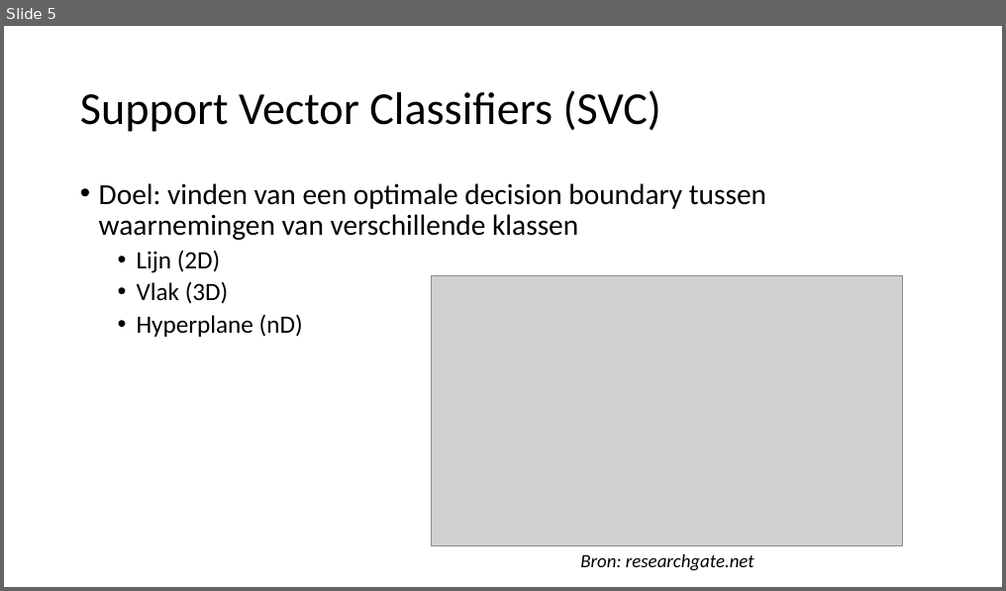
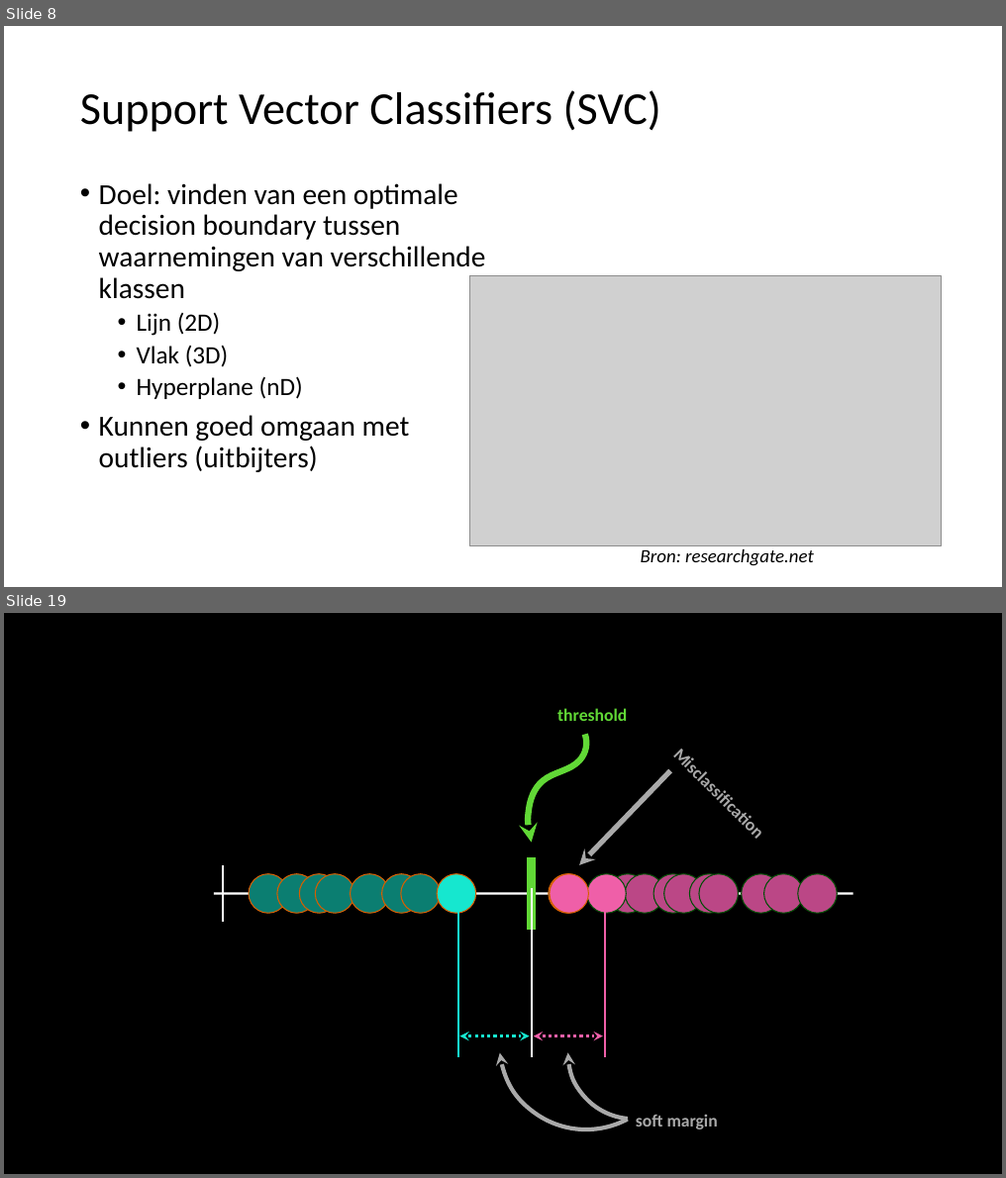
Before and after one commit to hanze-hbo-ict/Machine-Learning, a slide deck: Keynote/6.andere-modellen.pptx. Shown one above the other, each under a label of ours: slide 5 before the commit, slides 8 and 19 after it; the slides between them are not shown. The pictures are 1006x591 and 1006x1178 pixels, drawn with LibreOffice and Linux fonts; fonts in the diff are those of the drawing; grey boxes stand for pictures. Boxes give left, top, right and bottom in pixels: in the first picture for what was removed or moved away, otherwise in the second. Text is boxed around its words. In the diff, an @@ line names an element or a change of style, - is before the commit and + after.

```diff
--- a/Keynote/6.andere-modellen.pptx
+++ b/Keynote/6.andere-modellen.pptx
@@ slide 19 added at (4, 613, 1002, 1174), background #000000 @@
@@ text added at (557, 708, 627, 721), 16.9 pt, text #61D836, bold @@
+threshold
@@ freeform shape added at (528, 735, 586, 842), outline #61D836 6 pt @@
@@ line added at (683, 757, 756, 830), 16.9 pt, text #A9A9A9, bold @@
+Misclassification
@@ arrow added from (670, 771) to (580, 865), #A9A9A9 5 pt @@
@@ line added from (223, 922) to (223, 865), #FFFFFF 2 pt @@
@@ group added at (249, 874, 475, 913): 8 ellipses @@
@@ line added from (532, 931) to (532, 858), #61D836 9 pt @@
@@ ellipse added at (548, 874, 587, 913), fill #078077, outline #D75F00 1 pt @@
@@ ellipse added at (549, 874, 589, 913), fill #EF5FA8, outline #D75F00 1 pt @@
@@ group added at (587, 874, 838, 913): 10 ellipses @@
@@ line added from (214, 894) to (853, 894), #FFFFFF 2 pt @@
@@ freeform shape added at (500, 1054, 628, 1130), outline #A9A9A9 4 pt @@
@@ group added at (458, 888, 604, 1058): 3 lines, 2 double arrows @@
@@ freeform shape added at (568, 1054, 629, 1119), outline #A9A9A9 4 pt @@
@@ text added at (636, 1114, 718, 1130), 16.9 pt, text #A9A9A9, bold @@
+soft margin
@@ what was slide 5 is now slide 8 @@
@@ slide 8 changed as well @@
@@ picture: place and size @@
-picture at (432, 276, 902, 547)
+picture at (470, 276, 942, 547)
@@ text at (99, 415, 410, 472): paragraph added @@
+• Kunnen goed omgaan met outliers (uitbijters)
@@ text "Bron: researchgate.net": place and size @@
-text "Bron: researchgate.net" at (580, 555, 754, 571)
+text "Bron: researchgate.net" at (641, 550, 814, 567)
```
Also in this commit, not shown: 7 other slides changed, 36 other slides added, 2 slides removed, 4 other files.
